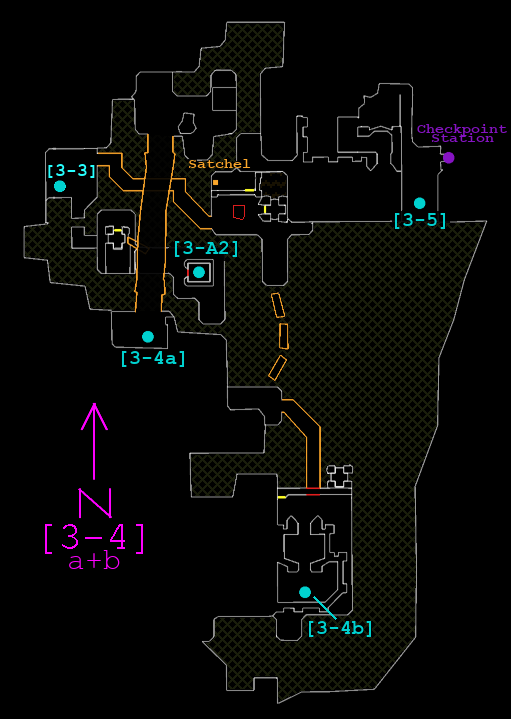
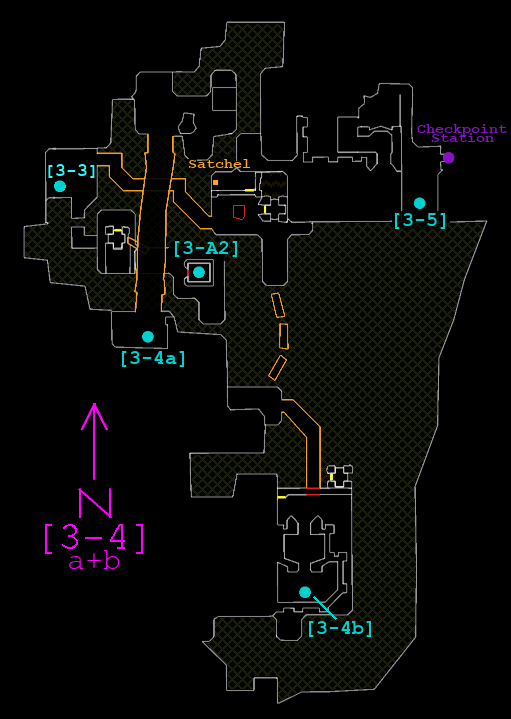
Before/after of a 511 × 719 layered artwork. What changed in the layer stack:
painted on "water" over [185, 153, 441, 639]
painted on "Pasted Layer" over [330, 474, 333, 480]